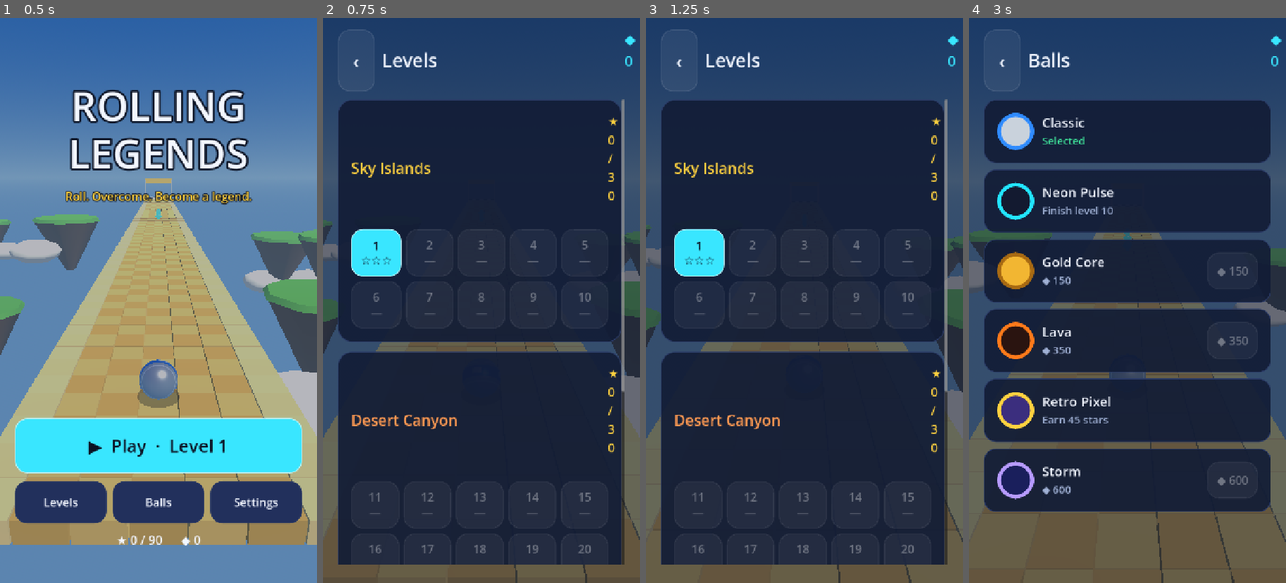
Above: before the commit, frames 1-4 (left to right).
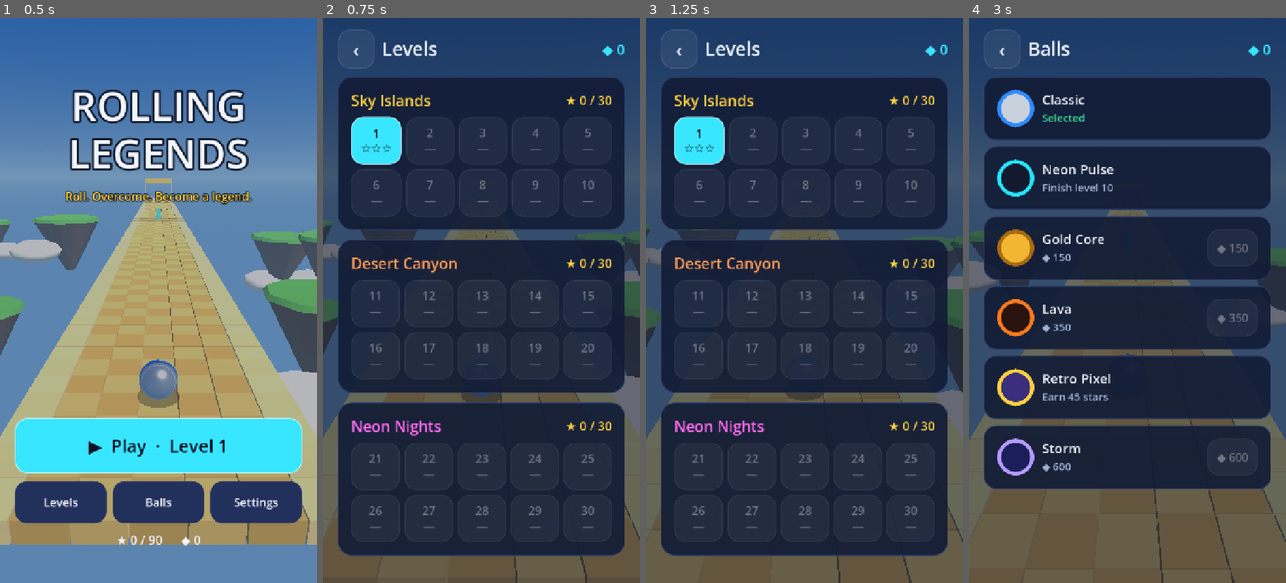
Above: after the commit, the same moments.

Repository: Shokhjakhon05/rolling-legends
Game: Godot game, scene res://scenes/main.tscn
Two runs of this game, one before a commit and one after it. Both use one fixed random seed, a clock stepped at 60 frames per second and the inputs below.
Inputs (mouse positions are in pixels of both pictures, inside the frame that each line leads up to):
- Up to frame 1 (0.5 s): no input
- Up to frame 2 (0.75 s): click "Levels" at 0.5 s
- Up to frame 3 (1.25 s): no input
- Up to frame 4 (3 s): click "‹" at 1.25 s; click "Balls" at 2 s; move the mouse to (1197, 272) at 2.77 s; hold Right (ui_right) from 2.78 s (still down); click (1197, 272) at 2.92 s

Frame 1 is identical in both runs. In frame 2, 18% of the frame differs, in the area x 4-99%, y 3-97%; in frame 3, 18%; in frame 4, 27%, in the area x 4-99%, y 3-88%.

Commit message:
Labels in rows keep their natural width
Co-Authored-By: Claude Opus 5.5 <noreply@anthropic.com>

Diff:
--- a/scripts/ui/kit.gd
+++ b/scripts/ui/kit.gd
@@ -23,12 +23,15 @@
 	s.content_margin_bottom = 14
 	return s
 
+## A label wraps only when it is the full width of its parent (centered text); a short label
+## inside a row keeps its natural width.
 static func label(text: String, size: int = 30, color: Color = TEXT, center: bool = true) -> Label:
 	var l := Label.new()
 	l.text = text
 	l.add_theme_font_size_override("font_size", size)
 	l.add_theme_color_override("font_color", color)
-	l.autowrap_mode = TextServer.AUTOWRAP_WORD_SMART
+	if center:
+		l.autowrap_mode = TextServer.AUTOWRAP_WORD_SMART
 	if center:
 		l.horizontal_alignment = HORIZONTAL_ALIGNMENT_CENTER
 	return l
